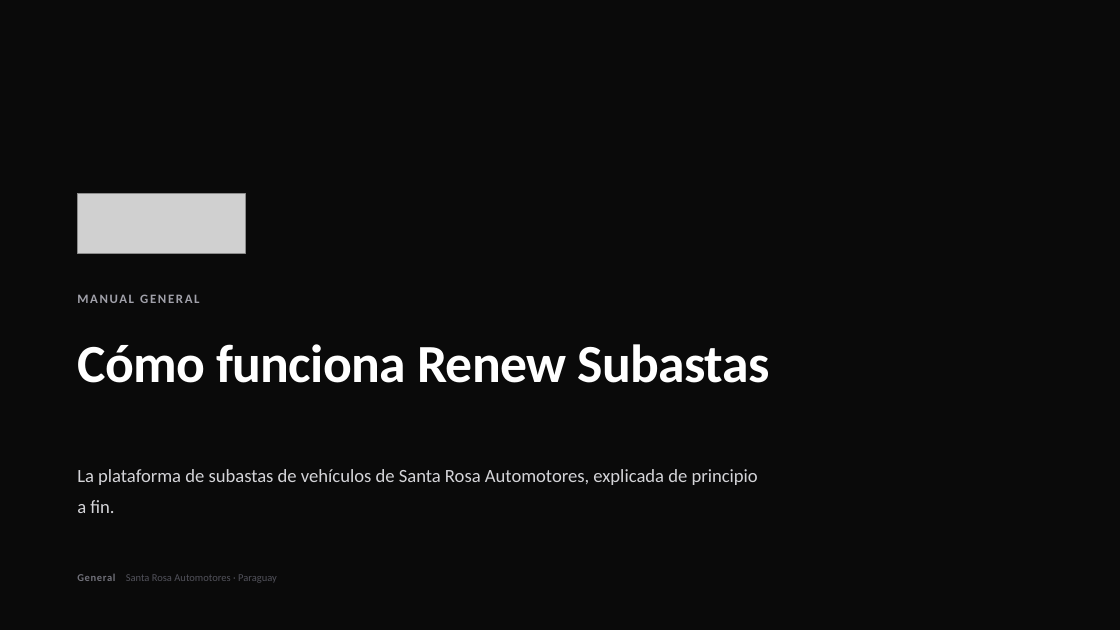
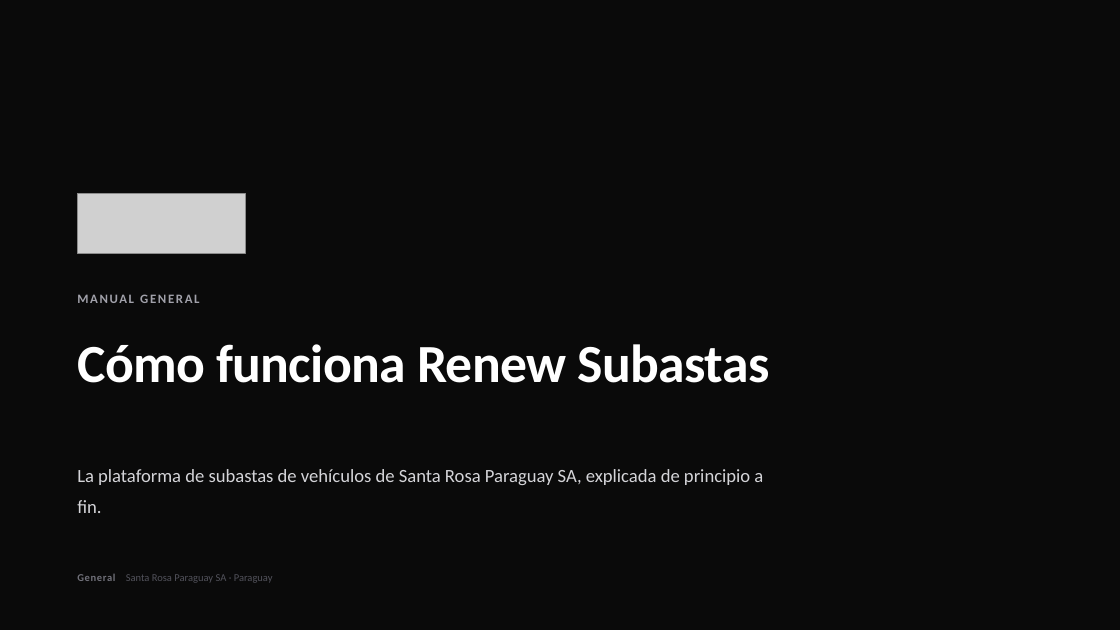
Before and after one commit to croman-coder/RenewSubastas, a slide deck: slide 1 of docs/onboarding/pptx/01-general.pptx. Drawn at 1120x630 pixels with LibreOffice and Linux fonts; fonts in the diff are those of the drawing; grey boxes stand for pictures. Boxes give left, top, right and bottom in pixels: in the first picture for what was removed or moved away, otherwise in the second. Text is boxed around its words. In the diff, an @@ line names an element or a change of style, - is before the commit and + after.

```diff
--- a/docs/onboarding/pptx/01-general.pptx
+++ b/docs/onboarding/pptx/01-general.pptx
@@ text at (x1=77, y1=469, x2=763, y2=513): text changed @@
-La plataforma de subastas de vehículos de Santa Rosa Automotores, explicada de principio a fin.
+La plataforma de subastas de vehículos de Santa Rosa Paraguay SA, explicada de principio a fin.
@@ text at (x1=77, y1=574, x2=273, y2=583): text changed @@
-General Santa Rosa Automotores · Paraguay
+General Santa Rosa Paraguay SA · Paraguay
```
Also in this commit, not shown: 2 other slides changed, 22 other files.
